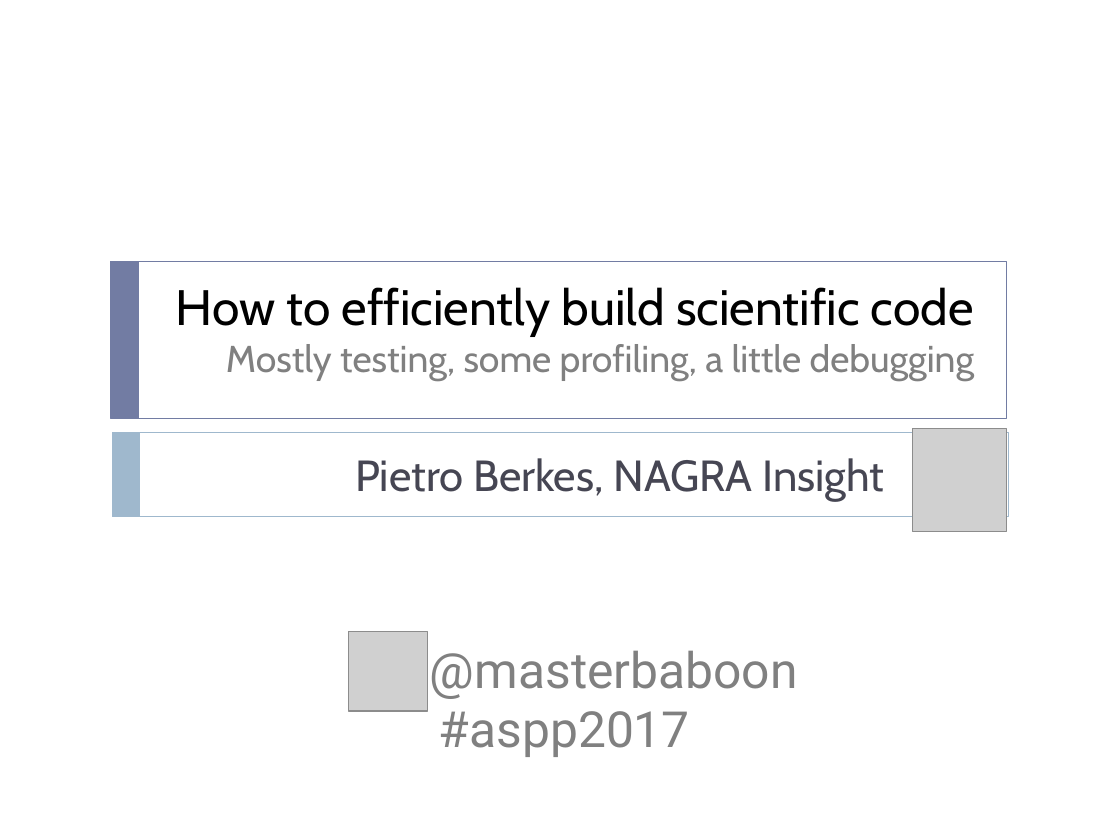
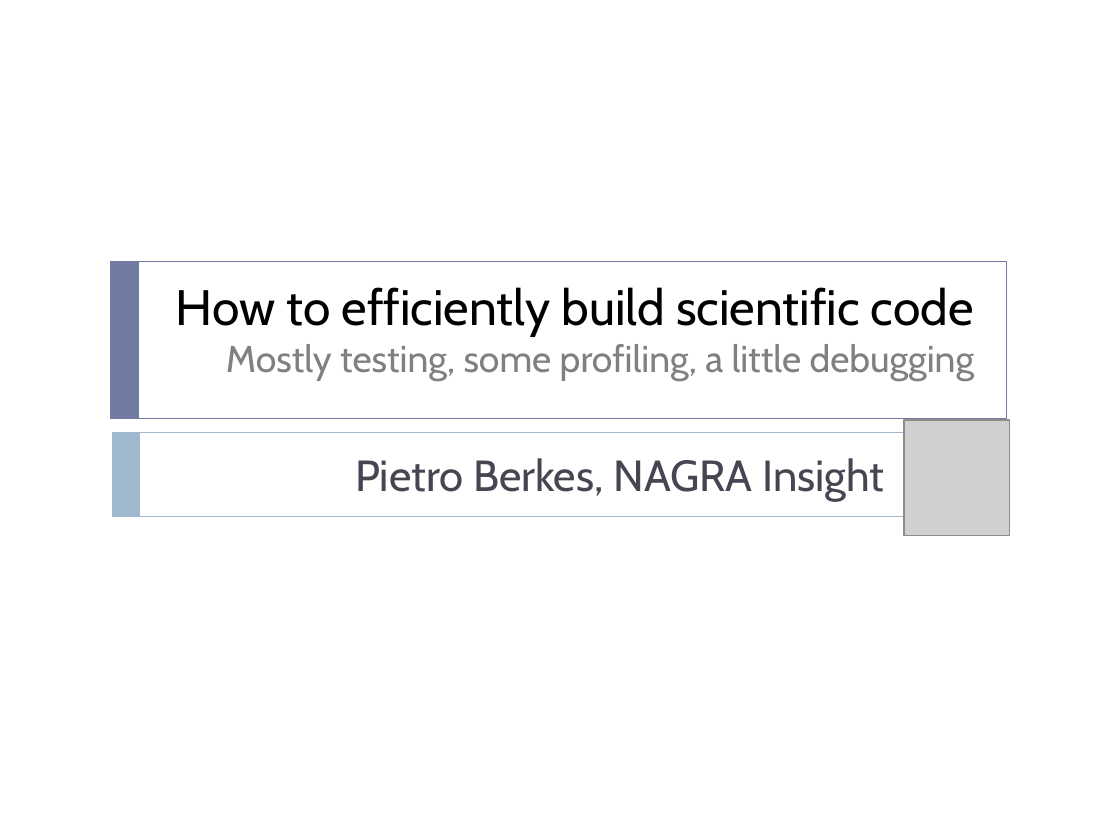
Before and after one commit to ASPP/testing_debugging_profiling, a slide deck: slide 1 of testing-debugging-profiling.pptx. Drawn at 1120x840 pixels with LibreOffice and Linux fonts; fonts in the diff are those of the drawing; grey boxes stand for pictures. Boxes give left, top, right and bottom in pixels: in the first picture for what was removed or moved away, otherwise in the second. Text is boxed around its words. In the diff, an @@ line names an element or a change of style, - is before the commit and + after.

Commit message:
Refresh slides for ASPP 2017

```diff
--- a/testing-debugging-profiling.pptx
+++ b/testing-debugging-profiling.pptx
@@ picture: place and size @@
-picture at box(913, 429, 1007, 532)
+picture at box(904, 420, 1009, 535)
@@ picture removed at box(348, 632, 428, 711) @@
@@ text removed at box(430, 650, 798, 699) @@
-@masterbaboon
@@ text removed at box(439, 711, 690, 757) @@
-#aspp2017
```
Also in this commit, not shown: 79 other slides changed, 2 slides added, 1 slide removed, 1 other file.
